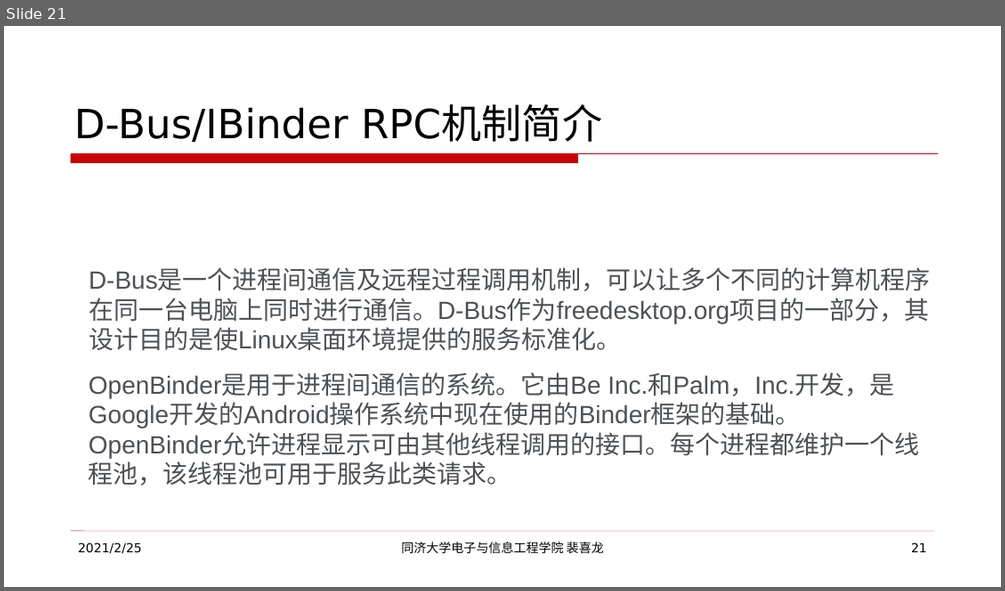
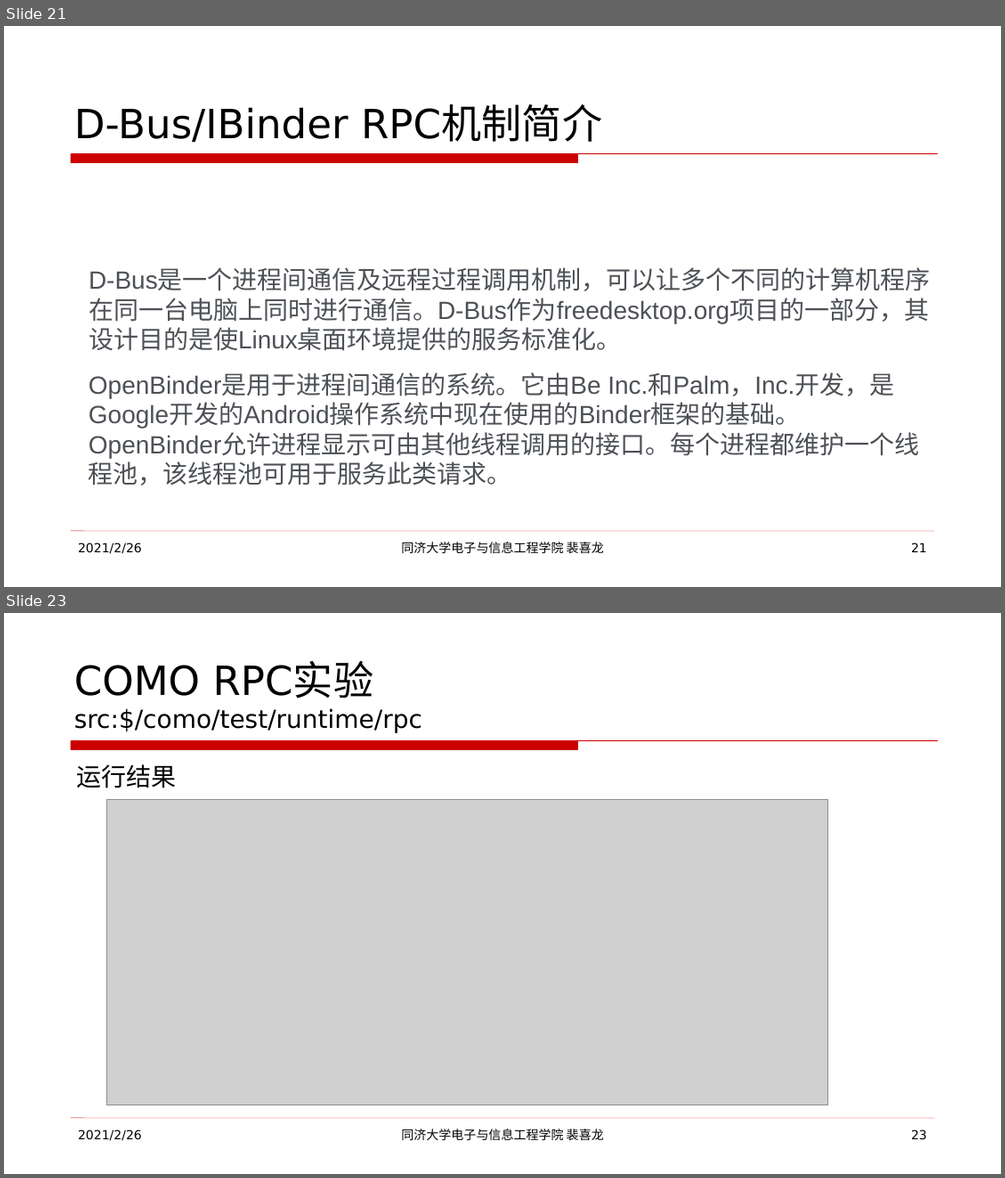
Before and after one commit to XilongPei/como-grammar-manual, a slide deck: COMO远程过程调用RPC/COMO远程过程调用RPC原理.pptx. Shown one above the other, each under a label of ours: slide 21 before the commit, slides 21 and 23 after it; the slides between them are not shown. The pictures are 1005x591 and 1005x1178 pixels, drawn with LibreOffice and Linux fonts; fonts in the diff are those of the drawing; grey boxes stand for pictures. Boxes give left, top, right and bottom in pixels: in the first picture for what was removed or moved away, otherwise in the second. Text is boxed around its words. In the diff, an @@ line names an element or a change of style, - is before the commit and + after.

```diff
--- a/COMO远程过程调用RPC/COMO远程过程调用RPC原理.pptx
+++ b/COMO远程过程调用RPC/COMO远程过程调用RPC原理.pptx
@@ slide 23 added at [4, 613, 1001, 1174], background #FFFFFF; not listed: 2 template elements that a slide beside it also shows @@
@@ title added at [74, 663, 422, 733], 18 pt, text #000000 @@
+COMO RPC实验
+src:$/como/test/runtime/rpc
@@ text added at [76, 764, 176, 788], 18 pt, text #000000 @@
+运行结果
@@ picture added at [106, 799, 827, 1105] @@
@@ text added at [78, 1129, 142, 1141], 9 pt, text #000000 @@
+2021/2/26
@@ text added at [401, 1128, 604, 1140], 9 pt, text #000000 @@
+同济大学电子与信息工程学院 裴喜龙
@@ page number added at [911, 1129, 927, 1140], 9 pt, text #000000 @@
+23
@@ slide 21 changed as well @@
@@ text at [78, 542, 142, 554]: text changed @@
-2021/2/25
+2021/2/26
```
Also in this commit, not shown: 20 other slides changed, 1 other slide added.
